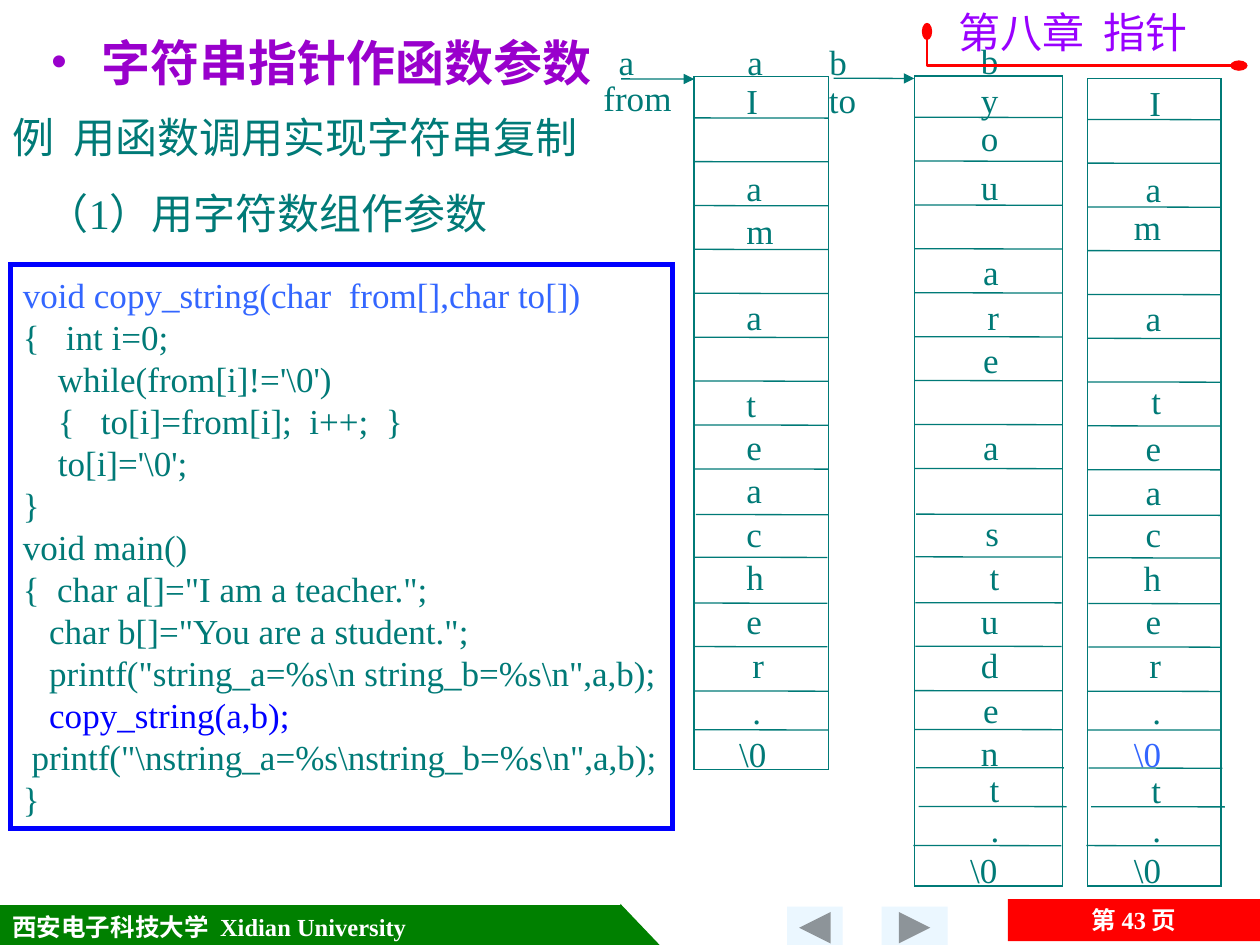
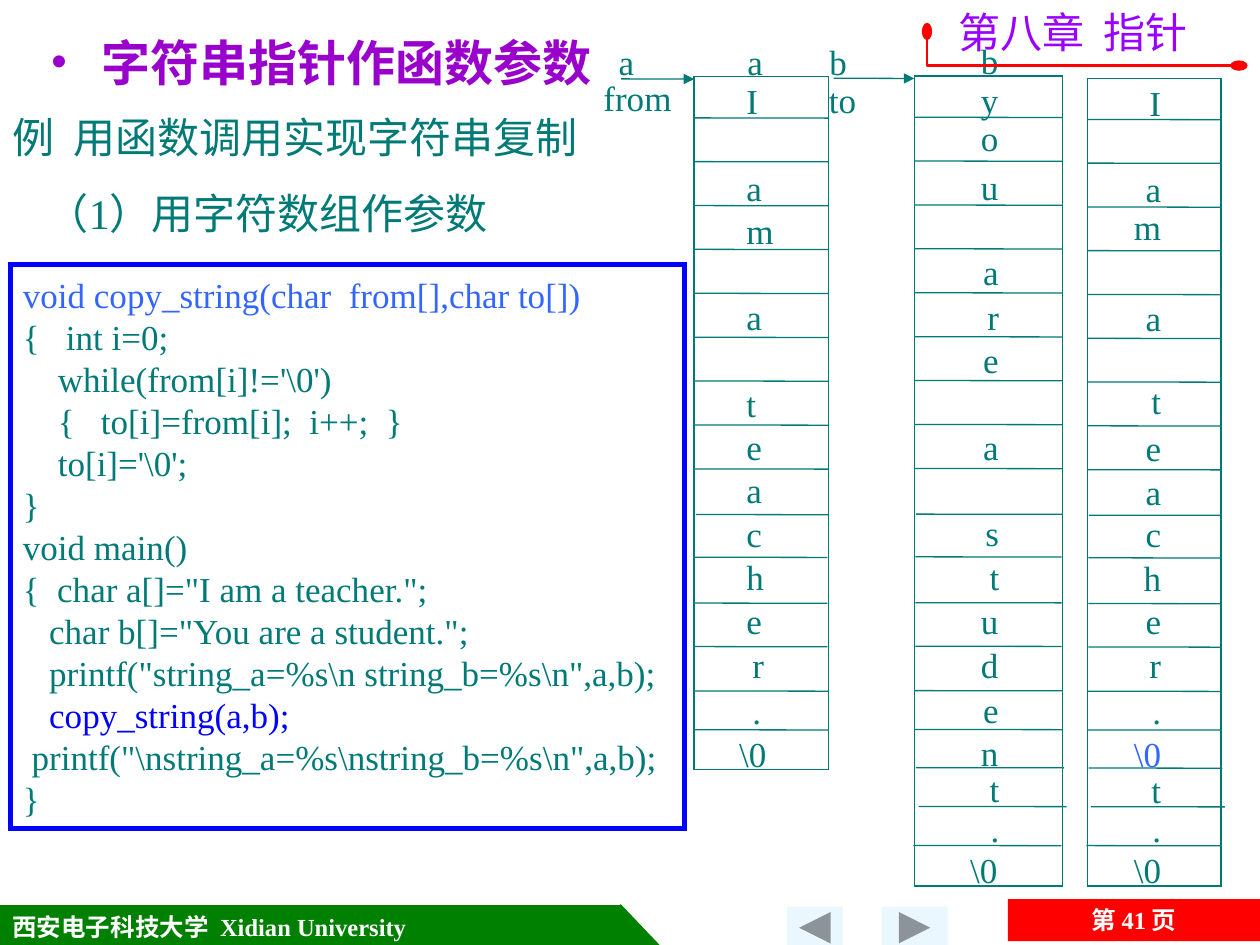
Before and after one commit to jtrfid/C-Repositories, a slide deck: slide 41 of 2016/C语言/课件/第8章 指针.pptx (slide 43 before the commit). Drawn at 1260x945 pixels with LibreOffice and Linux fonts; fonts in the diff are those of the drawing; background and template pictures are left out. Boxes give left, top, right and bottom in pixels: in the first picture for what was removed or moved away, otherwise in the second. Text is boxed around its words. In the diff, an @@ line names an element or a change of style, - is before the commit and + after.

```diff
--- a/2016/C语言/课件/第8章 指针.pptx
+++ b/2016/C语言/课件/第8章 指针.pptx
@@ rectangle "void copy_string(char from[],char to[])": place and size @@
-rectangle "void copy_string(char from[],char to[])" at [10, 265, 673, 829]
+rectangle "void copy_string(char from[],char to[])" at [10, 265, 684, 829]
@@ page number at [1092, 908, 1177, 931]: text changed @@
-第 43 页
+第 41 页
```
Also in this commit, not shown: 3 other slides changed, 1 slide added, 3 slides removed, 4 other files.
